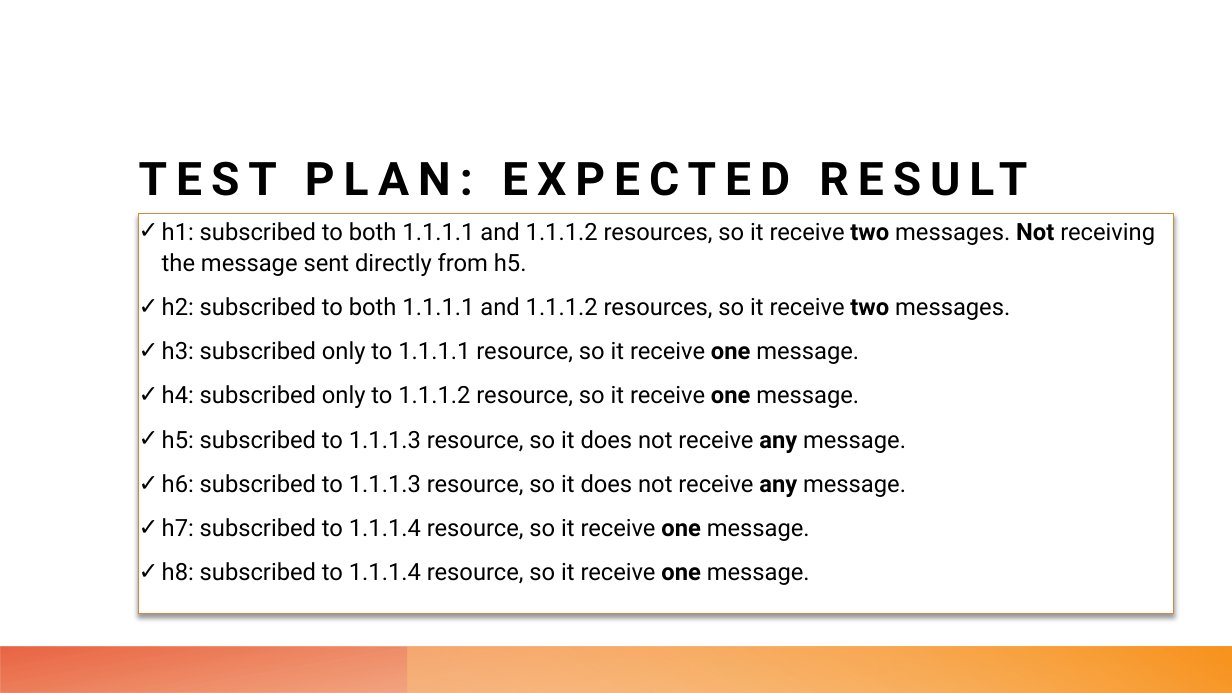
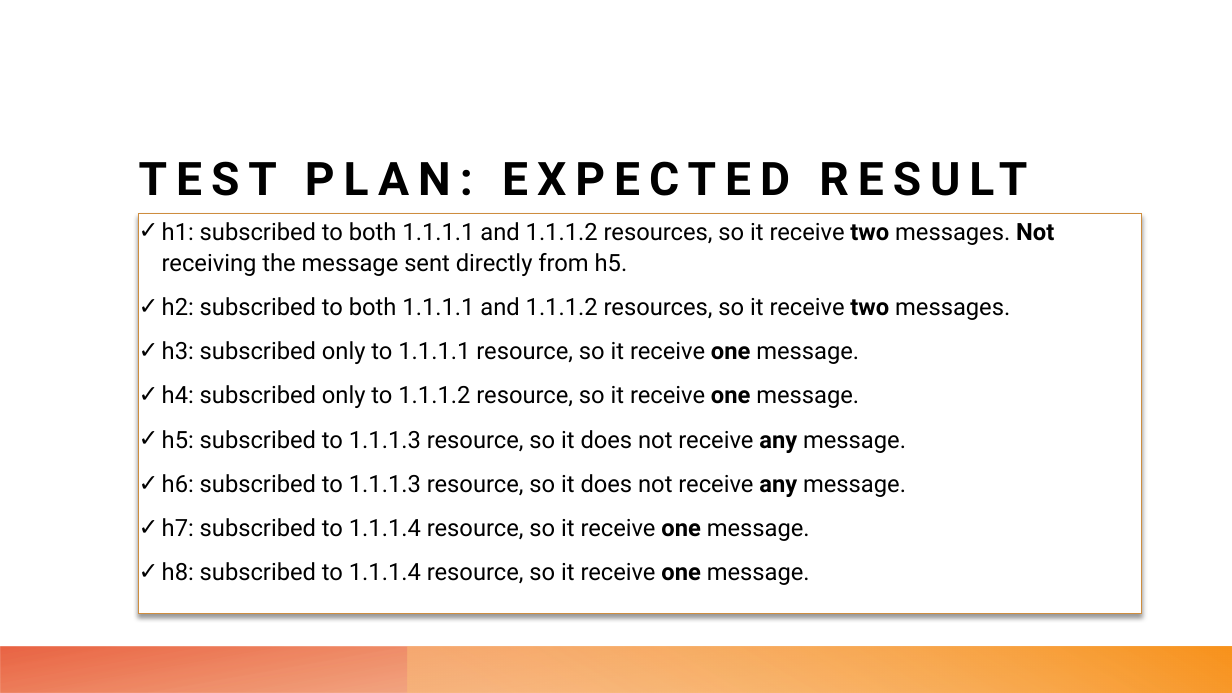
Before and after one commit to leonardopoggiani/ANAWS-project, a slide deck: slide 14 of DistributedMessageBroker.pptx. Drawn at 1232x693 pixels with LibreOffice and Linux fonts; fonts in the diff are those of the drawing. Boxes give left, top, right and bottom in pixels: in the first picture for what was removed or moved away, otherwise in the second. Text is boxed around its words. In the diff, an @@ line names an element or a change of style, - is before the commit and + after.

```diff
--- a/DistributedMessageBroker.pptx
+++ b/DistributedMessageBroker.pptx
@@ text "h1: subscribed to both 1.1.1.1 ...": place and size @@
-text "h1: subscribed to both 1.1.1.1 ..." at (139, 213, 1174, 614)
+text "h1: subscribed to both 1.1.1.1 ..." at (139, 213, 1141, 614)
```
Also in this commit, not shown: 3 other slides changed.
